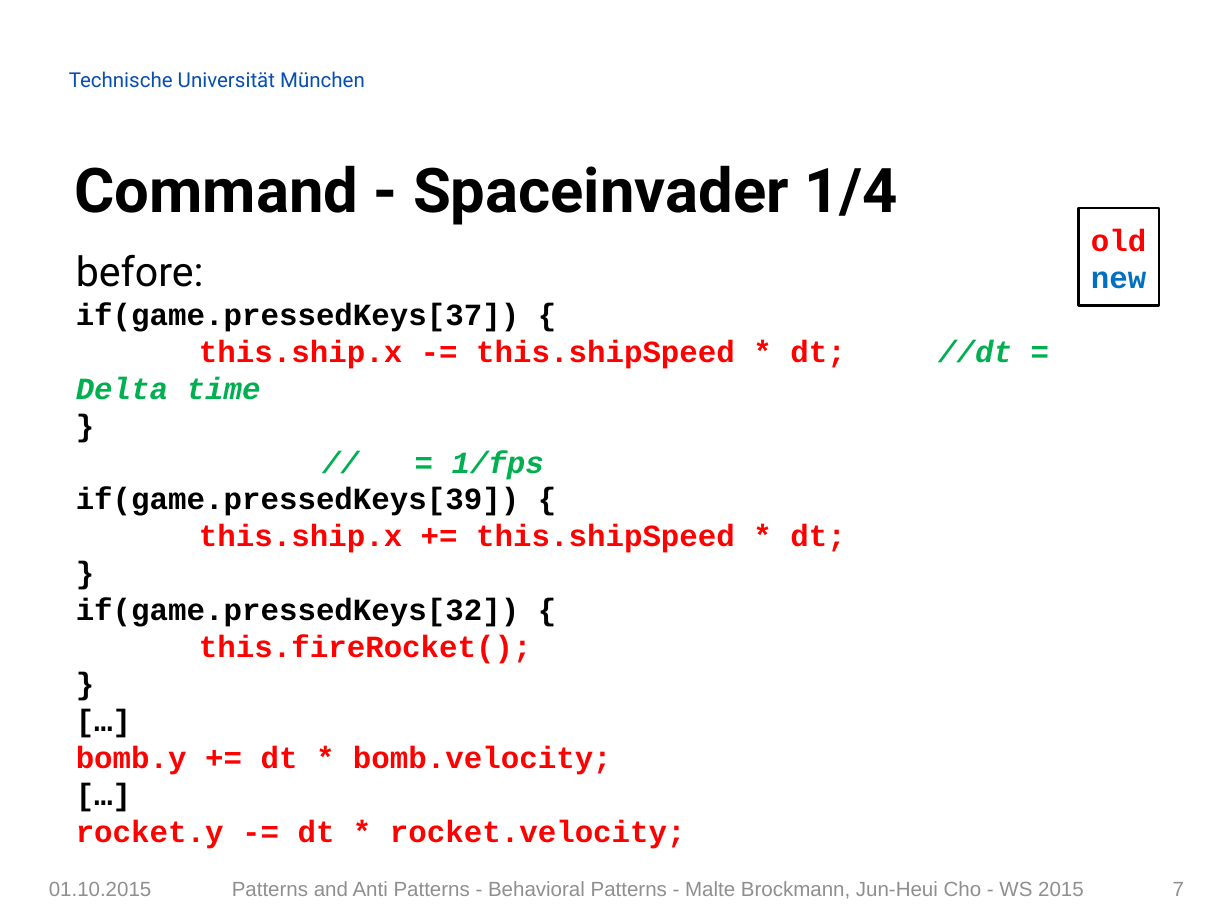
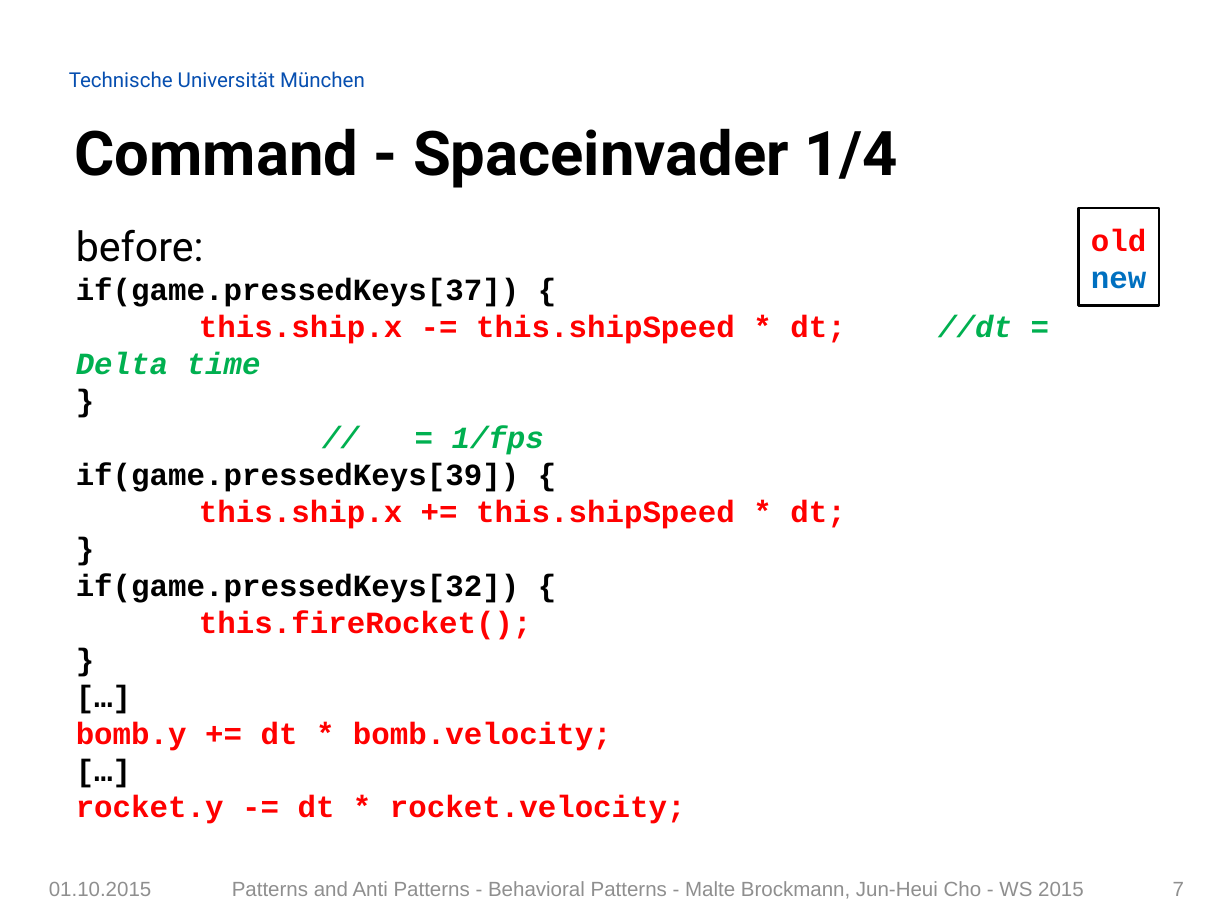
Before and after one commit to Painted6/Behavioral-design-patterns, a slide deck: slide 7 of Behavioral Patterns - JS Patterns and Anti Patterns.pptx. Drawn at 1232x924 pixels with LibreOffice and Linux fonts; fonts in the diff are those of the drawing; background and template pictures are left out. Boxes give left, top, right and bottom in pixels: in the first picture for what was removed or moved away, otherwise in the second. Text is boxed around its words. In the diff, an @@ line names an element or a change of style, - is before the commit and + after.

Commit message:
fixed formatting in powerpoint

```diff
--- a/Behavioral Patterns - JS Patterns and Anti Patterns.pptx
+++ b/Behavioral Patterns - JS Patterns and Anti Patterns.pptx
@@ title "Command - Spaceinvader 1/4" at bbox=[75, 128, 898, 188]: line spacing 1.5 to 1 @@
@@ text at bbox=[76, 229, 204, 262]: line spacing 1.5 to 1 @@
```
Also in this commit, not shown: 35 other slides changed.
